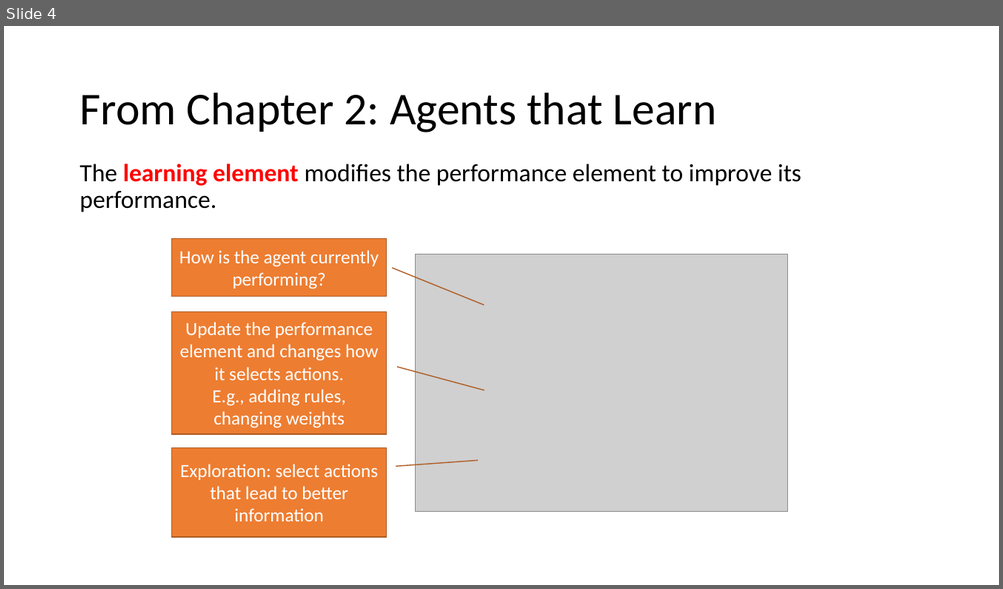
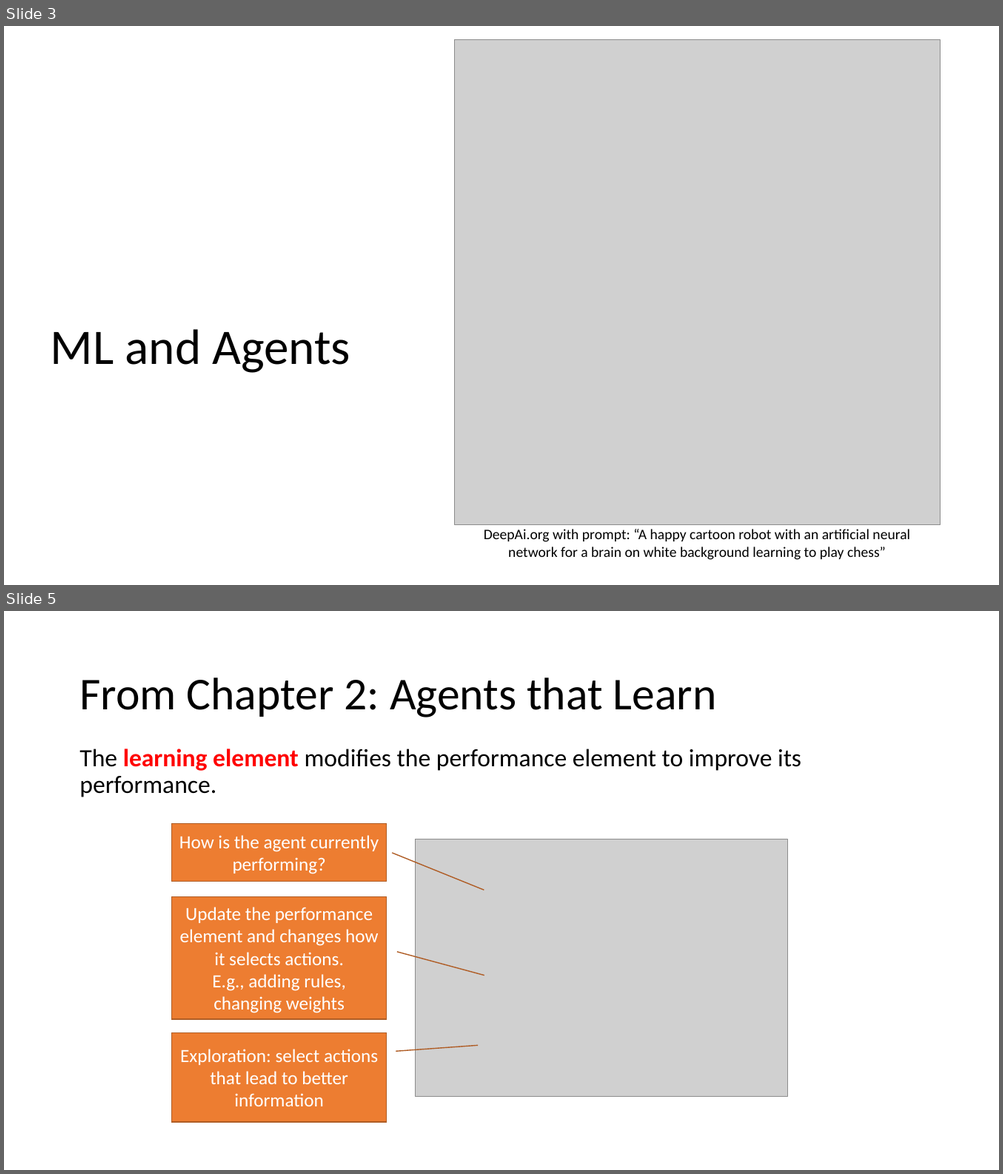
Before and after one commit to mhahsler/CS7320-AI, a slide deck: slides/19_ML_intro.pptx. Shown one above the other, each under a label of ours: slide 4 before the commit, slides 3 and 5 after it; the slides between them are not shown. The pictures are 1003x589 and 1003x1174 pixels, drawn with LibreOffice and Linux fonts; fonts in the diff are those of the drawing; grey boxes stand for pictures. Boxes give left, top, right and bottom in pixels: in the first picture for what was removed or moved away, otherwise in the second. Text is boxed around its words. In the diff, an @@ line names an element or a change of style, - is before the commit and + after.

```diff
--- a/slides/19_ML_intro.pptx
+++ b/slides/19_ML_intro.pptx
@@ slide 3 added at (4,26,999,585), background #FFFFFF @@
@@ picture added at (455,40,939,526) @@
@@ title added at (51,329,350,373), 48 pt, text #000000 @@
+ML and Agents
@@ text added at (484,529,910,560), 14 pt, text #000000 @@
+DeepAi.org with prompt: “A happy cartoon robot with an artificial neural network for a brain on white background learning to play chess”
@@ what was slide 4 is now slide 5 @@
```
Also in this commit, not shown: 14 slides changed, 1 other file.
